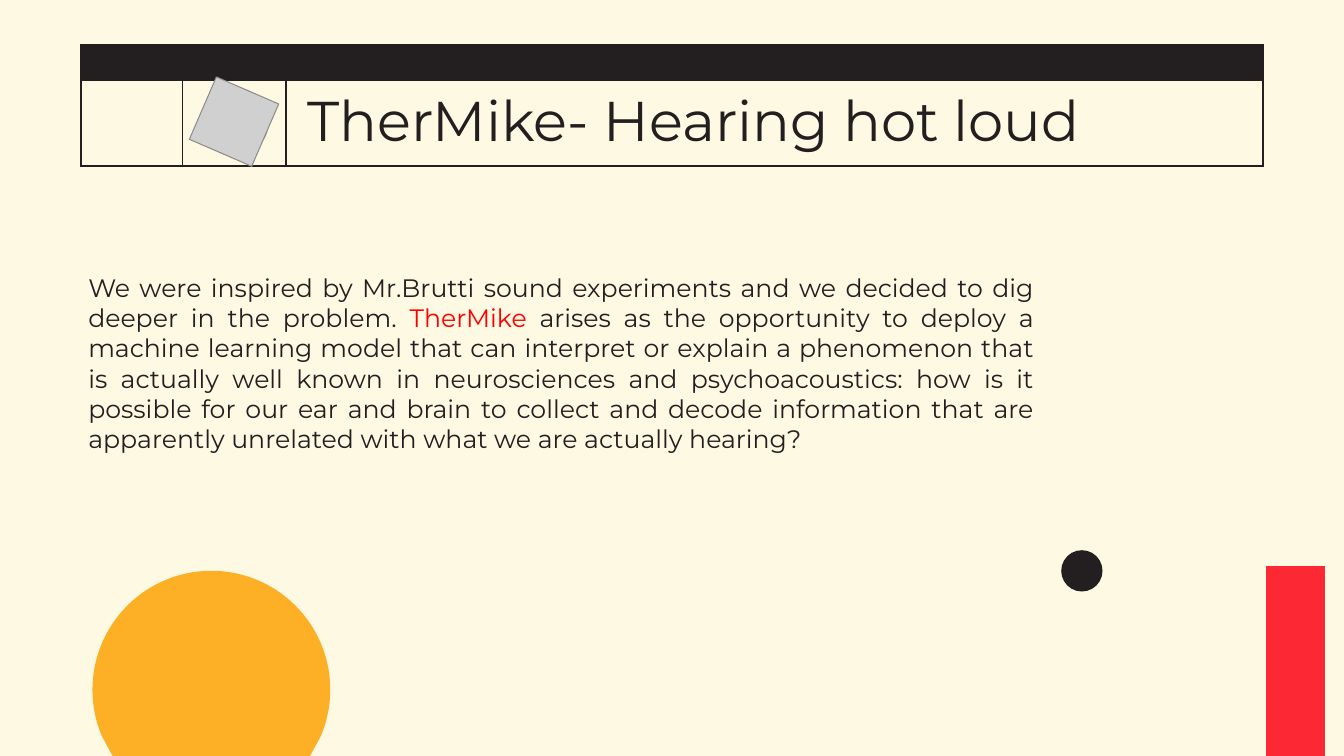
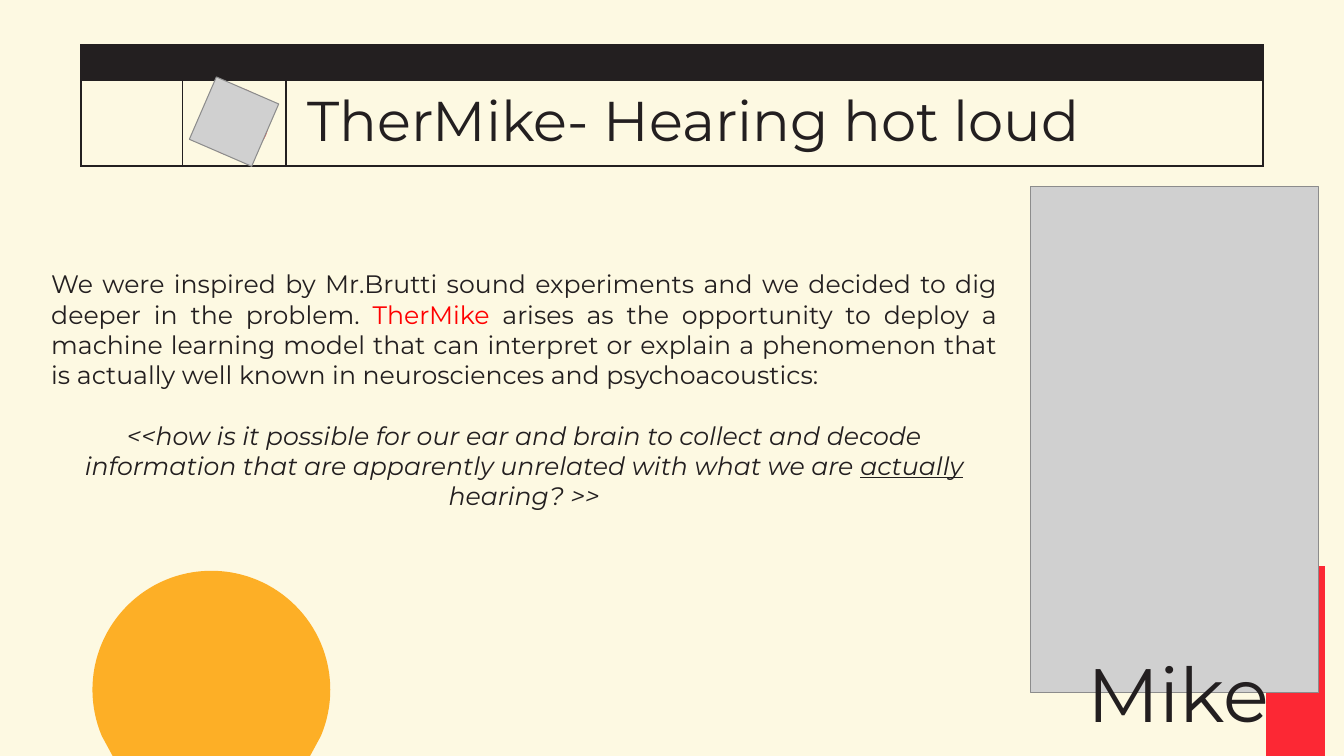
Before and after one commit to FedericoAlvetreti/TherMike, a slide deck: slide 3 of G22_slides.pptx. Drawn at 1344x756 pixels with LibreOffice and Linux fonts; fonts in the diff are those of the drawing; grey boxes stand for pictures; background and template pictures are left out. Boxes give left, top, right and bottom in pixels: in the first picture for what was removed or moved away, otherwise in the second. Text is boxed around its words. In the diff, an @@ line names an element or a change of style, - is before the commit and + after.

```diff
--- a/G22_slides.pptx
+++ b/G22_slides.pptx
@@ picture added at (x1=1030, y1=187, x2=1319, y2=693) @@
@@ text at (x1=51, y1=274, x2=997, y2=510): text changed @@
-We were inspired by Mr.Brutti sound experiments and we decided to dig deeper in the problem. TherMike arises as the opportunity to deploy a machine learning model that can interpret or explain a phenomenon that is actually well known in neurosciences and psychoacoustics: how is it possible for our ear and brain to collect and decode information that are apparently unrelated with what we are actually hearing?
+We were inspired by Mr.Brutti sound experiments and we decided to dig deeper in the problem. TherMike arises as the opportunity to deploy a machine learning model that can interpret or explain a phenomenon that is actually well known in neurosciences and psychoacoustics:
+<<how is it possible for our ear and brain to collect and decode information that are apparently unrelated with what we are actually hearing? >>
@@ ellipse removed at (x1=1062, y1=551, x2=1103, y2=592) @@
@@ text added at (x1=1087, y1=666, x2=1269, y2=739), 54 pt, text #231F20 @@
+Mike
```
Also in this commit, not shown: 1 other slide changed, 3 slides added, 3 slides removed.
